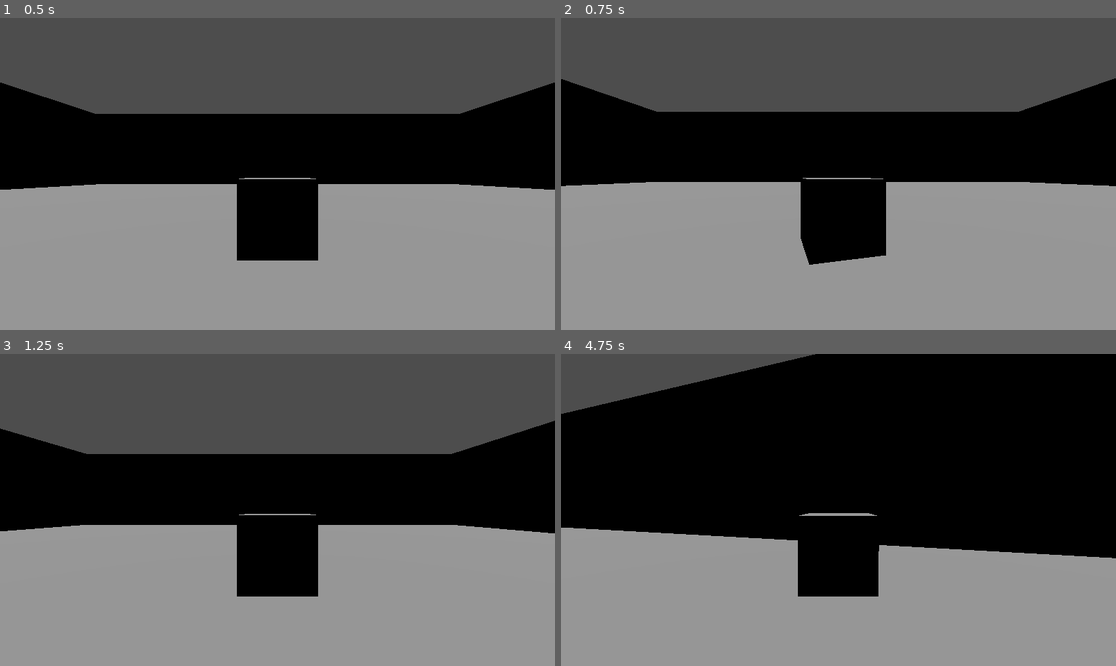
Above: before the commit, frames 1-4 (two rows, left to right).
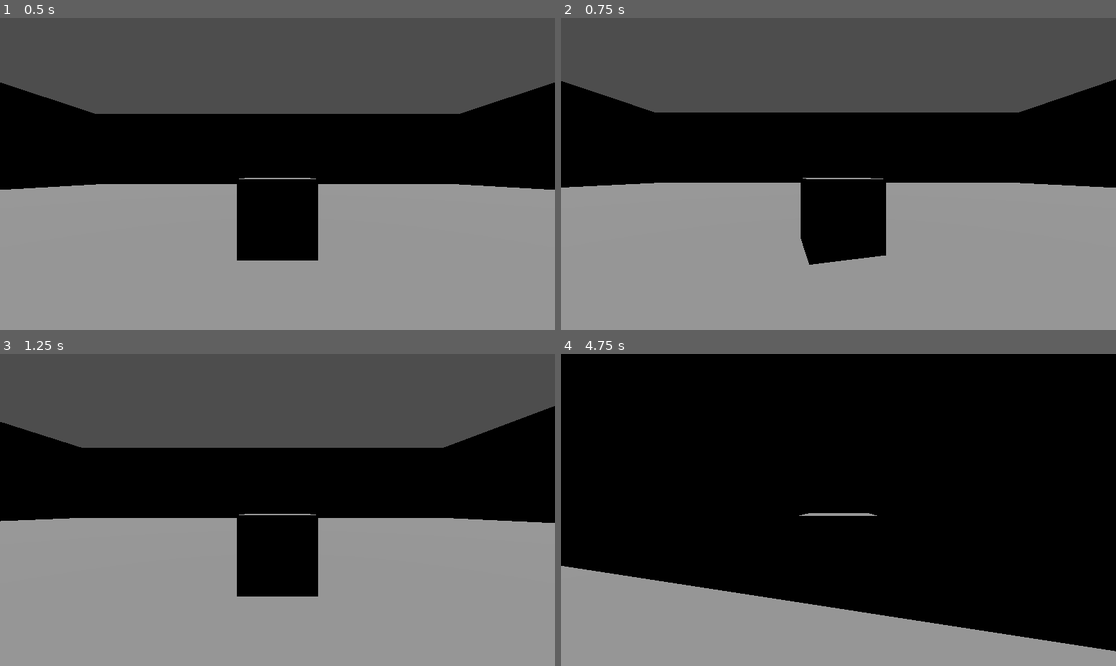
Above: after the commit, the same moments.

Repository: IMKarhu/GMTK2024
Game: Godot game, scene res://scenes/Playables/MyScene.tscn
Same seed, same stepped clock (60 frames per second), same inputs: the game is played once before the commit and once after it.
Inputs (mouse positions are in pixels of both pictures, inside the frame that each line leads up to):
- Up to frame 1 (0.5 s): no input
- Up to frame 2 (0.75 s): tap Enter at 0.5 s; move the mouse to (960, 158) at 0.52 s; hold D (move_right) from 0.53 s (still down); hold F (changeForm) from 0.53 s (still down); click (960, 158) at 0.67 s
- Up to frame 3 (1.25 s): keep holding D (move_right); keep holding F (changeForm); tap Space (jump) at 0.77 s
- Up to frame 4 (4.75 s): move the mouse to (810, 510) at 1.27 s; release D (move_right) at 1.28 s; release F (changeForm) at 1.28 s; hold W (move_forward) from 1.28 s (still down); tap E (interact) at 1.35, 2.85, 4.35 s; tap Space (jump) at 1.52, 3.02, 3.77, 4.52 s; move the mouse to (849, 503) at 2.02 s; hold F (changeForm) 2.03-2.78 s; move the mouse to (832, 516) at 2.77 s; move the mouse to (877, 513) at 3.52 s; hold F (changeForm) 3.53-4.28 s; move the mouse to (794, 506) at 4.27 s

Frame 1 is identical in both runs. In frame 2, 0.6% of the frame differs, in the area x 0-100%, y 19-55%; in frame 3, 4.4%; in frame 4, 23%, in the area x 0-100%, y 0-96%.

Commit message:
Delete acceleration from velocity calculation and put player velocity 0 when we  arent moving

Diff:
--- a/OnlyDown/src/MovementController.gd
+++ b/OnlyDown/src/MovementController.gd
@@ -4,6 +4,9 @@
 @export var m_player: CharacterBody3D
 @export var m_mesh: MeshInstance3D
 @export var m_rotationSpeed: float = 8
+
+## COSNTANTS ##
+
 
 ## VARIABLES ##
 var m_direction: Vector3
@@ -13,14 +16,18 @@
 var m_cameraRotation: float = 0
 
 
+
 func _physics_process(delta):
 	m_velocity.x = m_speed * m_direction.normalized().x
 	m_velocity.z = m_speed * m_direction.normalized().z
 
-	m_player.velocity = m_player.velocity.lerp(m_velocity, m_acceleration * delta)
+	m_player.velocity = m_player.velocity.lerp(m_velocity, delta)
 	if not m_velocity.is_zero_approx():
 		m_player.move_and_slide()
+	else:
+		m_player.velocity = Vector3.ZERO
 
+	print(m_player.velocity)
 	var targetRotation = atan2(m_direction.x, m_direction.z) - m_player.rotation.y
 	m_mesh.rotation.y = lerp_angle(m_mesh.rotation.y, targetRotation, m_rotationSpeed * delta)
 
